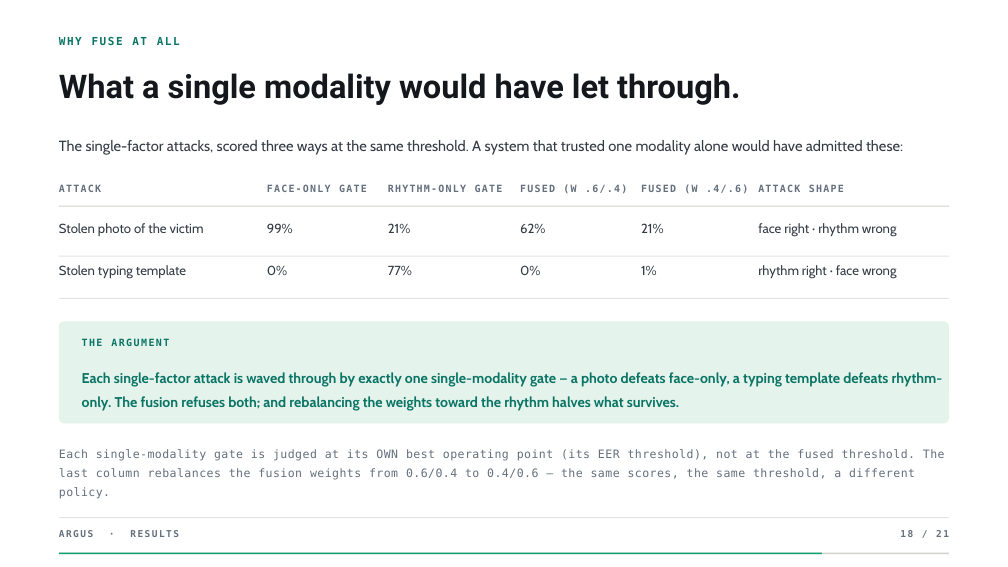
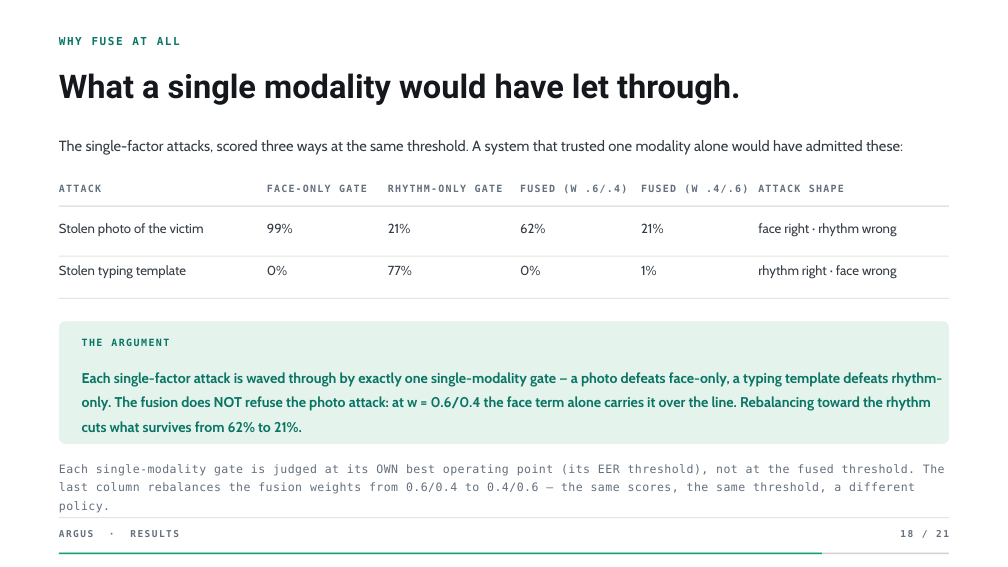
Before and after one commit to Harshit-3114/ARGUS, a slide deck: slide 18 of ARGUS-presentation.pptx. Drawn at 1008x567 pixels with LibreOffice and Linux fonts; fonts in the diff are those of the drawing; background and template pictures are left out. Boxes give left, top, right and bottom in pixels: in the first picture for what was removed or moved away, otherwise in the second. Text is boxed around its words. In the diff, an @@ line names an element or a change of style, - is before the commit and + after.

```diff
--- a/ARGUS-presentation.pptx
+++ b/ARGUS-presentation.pptx
@@ rounded rectangle: place and size @@
-rounded rectangle at box(59, 321, 949, 423)
+rounded rectangle at box(59, 321, 949, 444)
@@ text at box(82, 372, 943, 432): text changed @@
-Each single-factor attack is waved through by exactly one single-modality gate — a photo defeats face-only, a typing template defeats rhythm-only. The fusion refuses both; and rebalancing the weights toward the rhythm halves what survives.
+Each single-factor attack is waved through by exactly one single-modality gate — a photo defeats face-only, a typing template defeats rhythm-only. The fusion does NOT refuse the photo attack: at w = 0.6/0.4 the face term alone carries it over the line. Rebalancing toward the rhythm cuts what survives from 62% to 21%.
@@ text "Each single-modality gate is judged ...": place and size @@
-text "Each single-modality gate is judged ..." at box(59, 449, 945, 480)
+text "Each single-modality gate is judged ..." at box(59, 464, 945, 494)
```
Also in this commit, not shown: 3 other slides changed.
